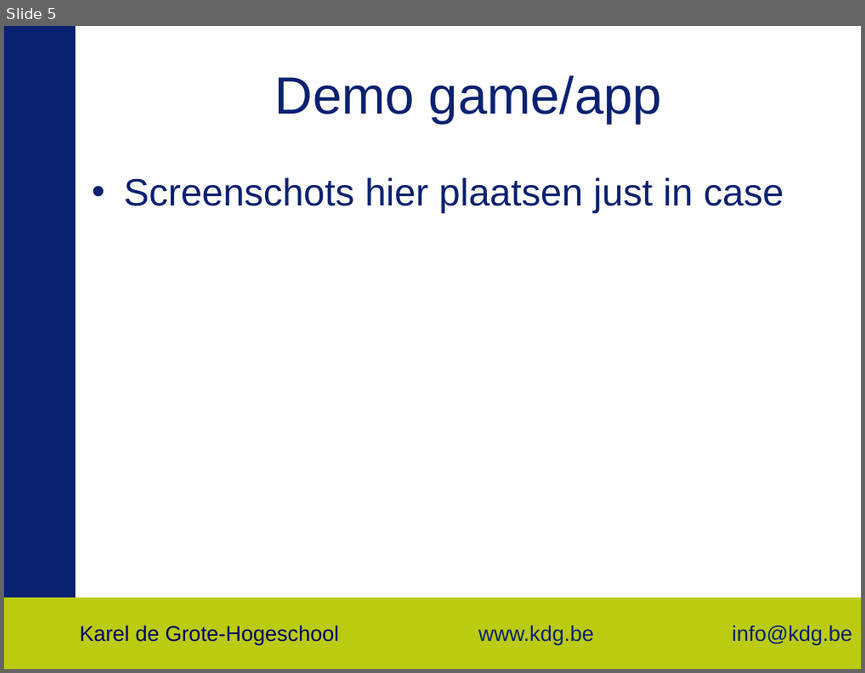
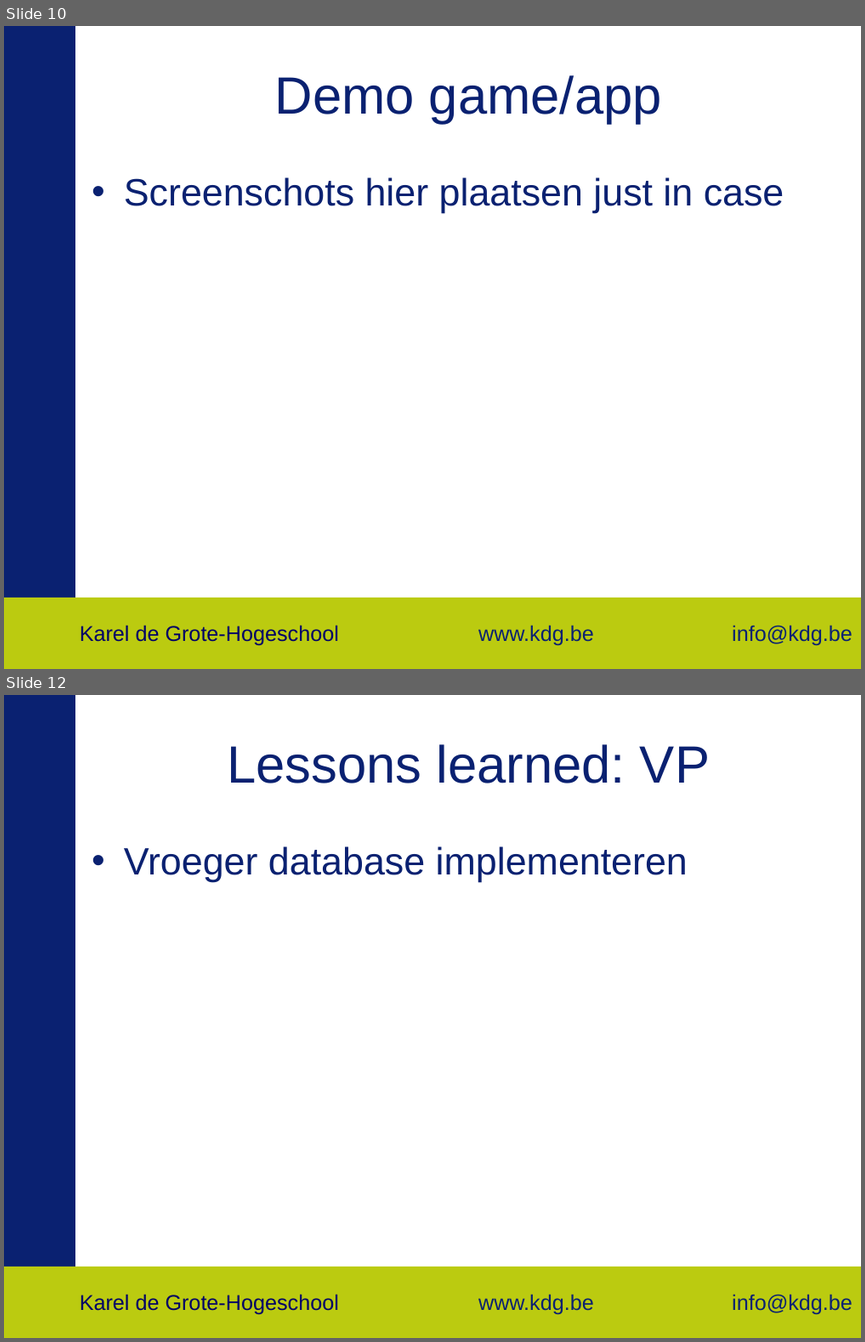
Before and after one commit to DriesH/Project-Pi-Antwerp, a slide deck: Project-Management/π Project Webontwikkeling - Stad Antwerpen.pptx. Shown one above the other, each under a label of ours: slide 5 before the commit, slides 10 and 12 after it; the slides between them are not shown. The pictures are 865x673 and 865x1342 pixels, drawn with LibreOffice and Linux fonts; fonts in the diff are those of the drawing; background and template pictures are left out. Boxes give left, top, right and bottom in pixels: in the first picture for what was removed or moved away, otherwise in the second. Text is boxed around its words. In the diff, an @@ line names an element or a change of style, - is before the commit and + after.

```diff
--- a/Project-Management/π Project Webontwikkeling - Stad Antwerpen.pptx
+++ b/Project-Management/π Project Webontwikkeling - Stad Antwerpen.pptx
@@ slide 12 added at bbox=[4, 695, 861, 1338], background #FFFFFF; not listed: 5 template elements that a slide beside it also shows @@
@@ title added at bbox=[227, 744, 710, 783], 44 pt, text #0A2171 @@
+Lessons learned: VP
@@ text added at bbox=[124, 846, 687, 882], 32 pt, text #0A2171 @@
+• Vroeger database implementeren
@@ what was slide 5 is now slide 10 @@
```
Also in this commit, not shown: 1 slide changed, 7 other slides added, 2 slides removed, 1 other file.
